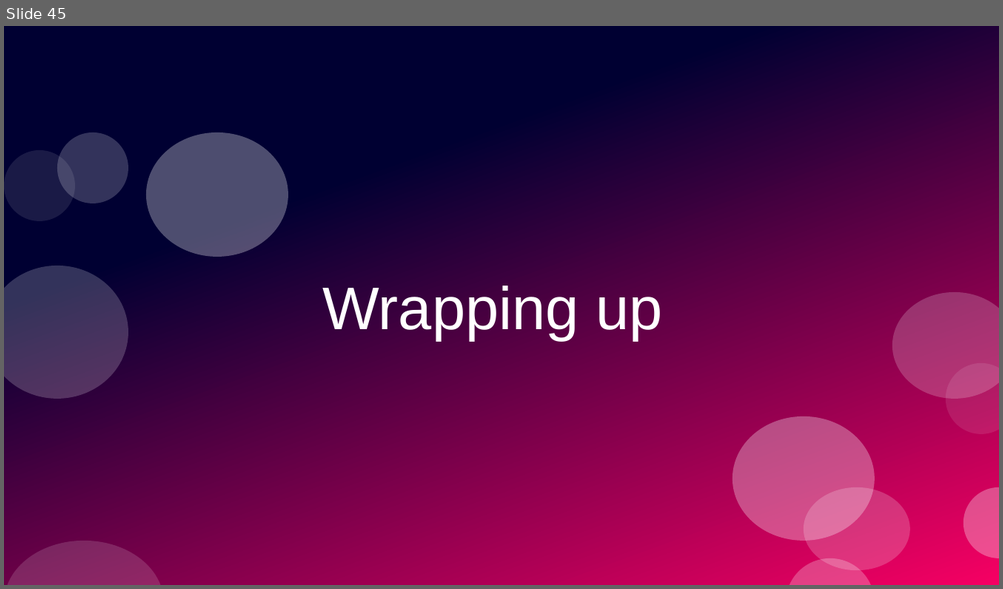
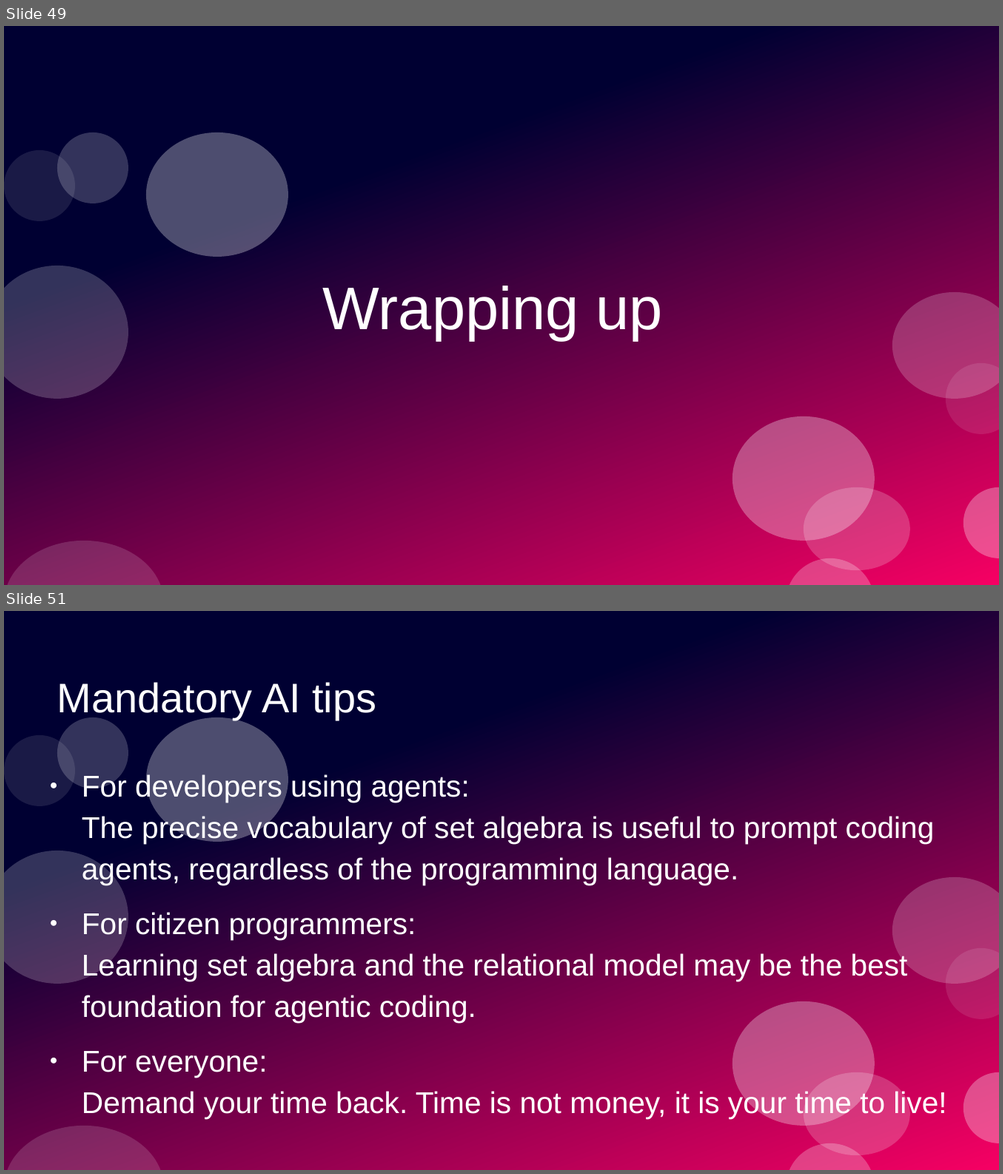
Before and after one commit to ramalho/sets-in-go, a slide deck: sets-in-go.odp. Shown one above the other, each under a label of ours: slide 45 before the commit, slides 49 and 51 after it; the slides between them are not shown. The pictures are 1003x589 and 1003x1174 pixels, drawn with LibreOffice and Linux fonts; fonts in the diff are those of the drawing. Boxes give left, top, right and bottom in pixels: in the first picture for what was removed or moved away, otherwise in the second. Text is boxed around its words. In the diff, an @@ line names an element or a change of style, - is before the commit and + after.

```diff
--- a/sets-in-go.odp
+++ b/sets-in-go.odp
@@ slide 51 added at [4,611,999,1170], background #FFFFFF; not listed: 12 template elements that a slide beside it also shows @@
@@ title added at [57,682,376,720], 33 pt, text #FFFFFF @@
+Mandatory AI tips
@@ text added at [82,772,946,1119], 24 pt, text #FFFFFF @@
+● For developers using agents:
+  The precise vocabulary of set algebra is useful to prompt coding agents, regardless of the programming language.
+● For citizen programmers:
+  Learning set algebra and the relational model may be the best foundation for agentic coding.
+● For everyone:
+  Demand your time back. Time is not money, it is your time to live!
@@ what was slide 45 is now slide 49 @@
```
Also in this commit, not shown: 5 slides changed, 8 other slides added, 1 slide removed, 2 other files.
